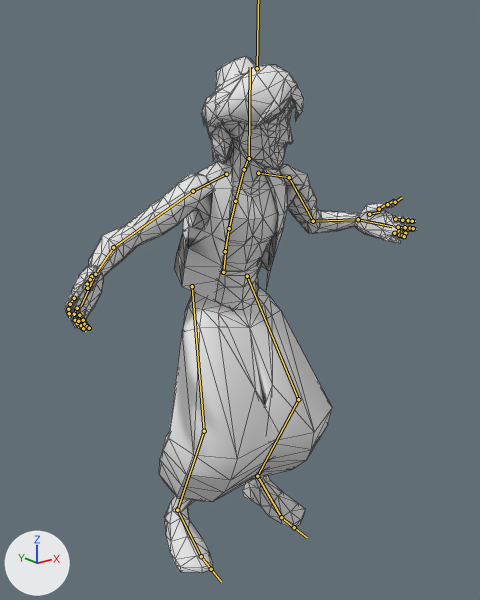
Before and after pictures for a commit that changed the FBX model PRO5V3/Assets/_Models/Aladin_Ani/Yelling.fbx.
The view is the same before and after, from a 50 mm lens placed at (-1.464, -1.848, 1.708), pointed at (-0.045, -0.074, 0.999). Lighting does not change. The marker at lower left points along +X, +Y and +Z. Both versions are drawn at frame 114 of the action 'mixamo.com'; the numbers are the values there. The bones that bend it are drawn over the model as lines. Mesh edges are drawn as thin lines.

The first picture shows 'rdmobj00', 'rdmobj01', 'rdmobj02'.
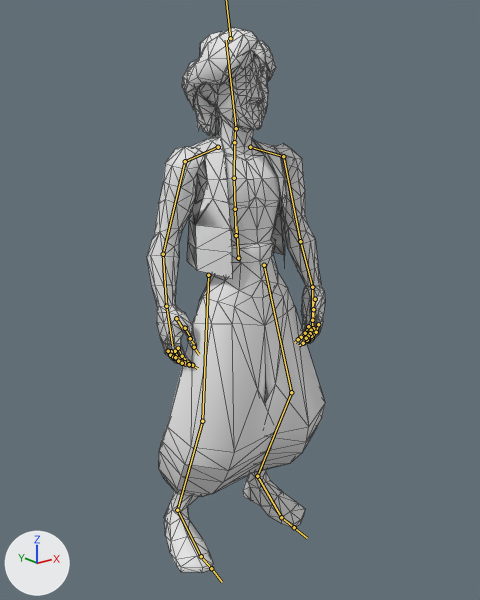
What differs and where, as boxes (x1, y1, x2, y2) in the pictures (480 x 600 px):
'rdmobj00', posed (49% narrower, 7% taller)
    before: (65, 64, 415, 573)
    after: (147, 27, 325, 573)
'rdmobj02', posed
    before: (159, 286, 332, 502)
    after: (159, 273, 325, 497)
'rdmobj01', posed (12% narrower)
    before: (174, 57, 288, 309)
    after: (187, 31, 287, 298)
bone 'mixamorig:Hips', root to tip
    before: (223, 272) to (226, 243)
    after: (238, 258) to (236, 226)
bone 'mixamorig:Spine', root to tip
    before: (225, 251) to (229, 228)
    after: (236, 235) to (235, 209)
bone 'mixamorig:Neck', root to tip
    before: (244, 169) to (248, 158)
    after: (234, 142) to (235, 128)
bone 'mixamorig:Head', root to tip
    before: (249, 158) to (250, 67)
    after: (236, 128) to (226, 40)
bone 'mixamorig:LeftShoulder', root to tip
    before: (258, 173) to (289, 177)
    after: (250, 147) to (283, 156)
bone 'mixamorig:LeftArm', root to tip
    before: (289, 177) to (313, 221)
    after: (283, 156) to (300, 241)
bone 'mixamorig:LeftForeArm', root to tip
    before: (313, 221) to (358, 219)
    after: (300, 241) to (312, 287)
bone 'mixamorig:LeftHand', root to tip
    before: (358, 219) to (392, 226)
    after: (312, 287) to (312, 322)
bone 'mixamorig:LeftHandThumb1', root to tip
    before: (369, 214) to (379, 212)
    after: (315, 299) to (311, 309)
bone 'mixamorig:LeftHandThumb2', root to tip
    before: (379, 209) to (387, 203)
    after: (313, 309) to (313, 319)
bone 'mixamorig:LeftHandIndex1', root to tip
    before: (395, 219) to (402, 220)
    after: (318, 324) to (316, 332)
bone 'mixamorig:LeftHandMiddle1', root to tip
    before: (398, 227) to (405, 227)
    after: (313, 328) to (311, 336)
bone 'mixamorig:RightShoulder', root to tip
    before: (226, 174) to (193, 191)
    after: (218, 147) to (185, 161)
bone 'mixamorig:RightArm', root to tip
    before: (193, 191) to (113, 247)
    after: (185, 161) to (163, 254)
bone 'mixamorig:RightForeArm', root to tip
    before: (113, 247) to (95, 274)
    after: (163, 254) to (166, 306)
bone 'mixamorig:RightHand', root to tip
    before: (95, 274) to (81, 306)
    after: (166, 306) to (172, 345)
bone 'mixamorig:RightHandThumb1', root to tip
    before: (91, 276) to (91, 283)
    after: (176, 318) to (183, 329)
bone 'mixamorig:RightHandThumb3', root to tip
    before: (87, 284) to (87, 285)
    after: (190, 338) to (195, 346)
bone 'mixamorig:RightHandIndex1', root to tip
    before: (74, 298) to (70, 304)
    after: (178, 348) to (182, 356)
bone 'mixamorig:RightHandMiddle1', root to tip
    before: (77, 308) to (74, 314)
    after: (175, 351) to (178, 358)
bone 'mixamorig:LeftUpLeg', root to tip
    before: (247, 276) to (298, 399)
    after: (264, 265) to (291, 392)
bone 'mixamorig:LeftLeg', root to tip
    before: (298, 399) to (257, 476)
    after: (291, 392) to (257, 476)
bone 'mixamorig:RightUpLeg', root to tip
    before: (192, 286) to (204, 431)
    after: (208, 275) to (202, 421)
bone 'mixamorig:RightLeg', root to tip
    before: (204, 431) to (177, 510)
    after: (202, 421) to (177, 510)

The change in detail:
Bone 'mixamorig:Hips' (bone_mixamorig_hips) moves from (-6.4, -10.7, -6.9) to (-5.3, -4.1, 0.7).
Bone 'mixamorig:Hips' (bone_mixamorig_hips) turns from (11, -5, 1) to (-6, -5, 1) degrees about its own x, y and z.
Bone 'mixamorig:Spine' (bone_mixamorig_spine) turns from (10, 0, -1) to (2, -1, -2) degrees about its own x, y and z.
Bone 'mixamorig:Neck' (bone_mixamorig_neck) turns from (7, 3, 3) to (6, 0, 2) degrees about its own x, y and z.
Bone 'mixamorig:Head' (bone_mixamorig_head) turns from (-26, 17, -5) to (-15, 4, 2) degrees about its own x, y and z.
Bone 'mixamorig:LeftShoulder' (bone_mixamorig_leftshoulder) turns from (-5, 1, 3) to (1, 2, 6) degrees about its own x, y and z.
Bone 'mixamorig:LeftArm' (bone_mixamorig_leftarm) turns from (53, -29, -46) to (74, -9, -14) degrees about its own x, y and z.
Bone 'mixamorig:LeftForeArm' (bone_mixamorig_leftforearm) turns from (4, -7, 87) to (4, 0, 6) degrees about its own x, y and z.
Bone 'mixamorig:LeftHand' (bone_mixamorig_lefthand) turns from (46, -62, -43) to (20, -3, -7) degrees about its own x, y and z.
Bone 'mixamorig:LeftHandThumb1' (bone_mixamorig_lefthandthumb1) turns from (-3, 3, 4) to (4, 9, -16) degrees about its own x, y and z.
Bone 'mixamorig:LeftHandThumb2' (bone_mixamorig_lefthandthumb2) turns from (9, 5, 24) to (1, -15, 15) degrees about its own x, y and z.
Bone 'mixamorig:LeftHandIndex1' (bone_mixamorig_lefthandindex1) turns from (6, 0, 5) to (20, 0, 1) degrees about its own x, y and z.
Bone 'mixamorig:LeftHandMiddle1' (bone_mixamorig_lefthandmiddle1) turns from (2, 0, 4) to (14, 0, 0) degrees about its own x, y and z.
Bone 'mixamorig:RightShoulder' (bone_mixamorig_rightshoulder) turns from (8, -3, -9) to (7, -2, -5) degrees about its own x, y and z.
Bone 'mixamorig:RightArm' (bone_mixamorig_rightarm) turns from (37, 25, 36) to (68, -9, -3) degrees about its own x, y and z.
Bone 'mixamorig:RightForeArm' (bone_mixamorig_rightforearm) turns from (5, 6, -69) to (5, 2, -25) degrees about its own x, y and z.
Bone 'mixamorig:RightHand' (bone_mixamorig_righthand) turns from (29, 62, 33) to (15, 9, 6) degrees about its own x, y and z.
Bone 'mixamorig:RightHandThumb1' (bone_mixamorig_righthandthumb1) turns from (6, 2, 5) to (8, -5, 11) degrees about its own x, y and z.
Bone 'mixamorig:RightHandThumb3' (bone_mixamorig_righthandthumb3) turns from (32, -3, -6) to (19, -5, -5) degrees about its own x, y and z.
Bone 'mixamorig:RightHandIndex1' (bone_mixamorig_righthandindex1) turns from (-6, -1, -10) to (7, 1, -8) degrees about its own x, y and z.
Bone 'mixamorig:RightHandMiddle1' (bone_mixamorig_righthandmiddle1) turns from (1, 0, -2) to (12, 1, 1) degrees about its own x, y and z.
Bone 'mixamorig:LeftUpLeg' (bone_mixamorig_leftupleg) turns from (37, -12, 4) to (6, -14, 6) degrees about its own x, y and z.
Bone 'mixamorig:LeftLeg' (bone_mixamorig_leftleg) turns from (-43, -2, 0) to (-23, 3, 0) degrees about its own x, y and z.
Bone 'mixamorig:LeftFoot' (bone_mixamorig_leftfoot) turns from (16, -2, -4) to (12, -3, -4) degrees about its own x, y and z.
Bone 'mixamorig:RightUpLeg' (bone_mixamorig_rightupleg) turns from (39, 9, -7) to (7, 10, -10) degrees about its own x, y and z.
Bone 'mixamorig:RightLeg' (bone_mixamorig_rightleg) turns from (-43, 5, -1) to (-23, 0, -1) degrees about its own x, y and z.
Bone 'mixamorig:RightFoot' (bone_mixamorig_rightfoot) turns from (15, 4, 5) to (11, 6, 5) degrees about its own x, y and z.
